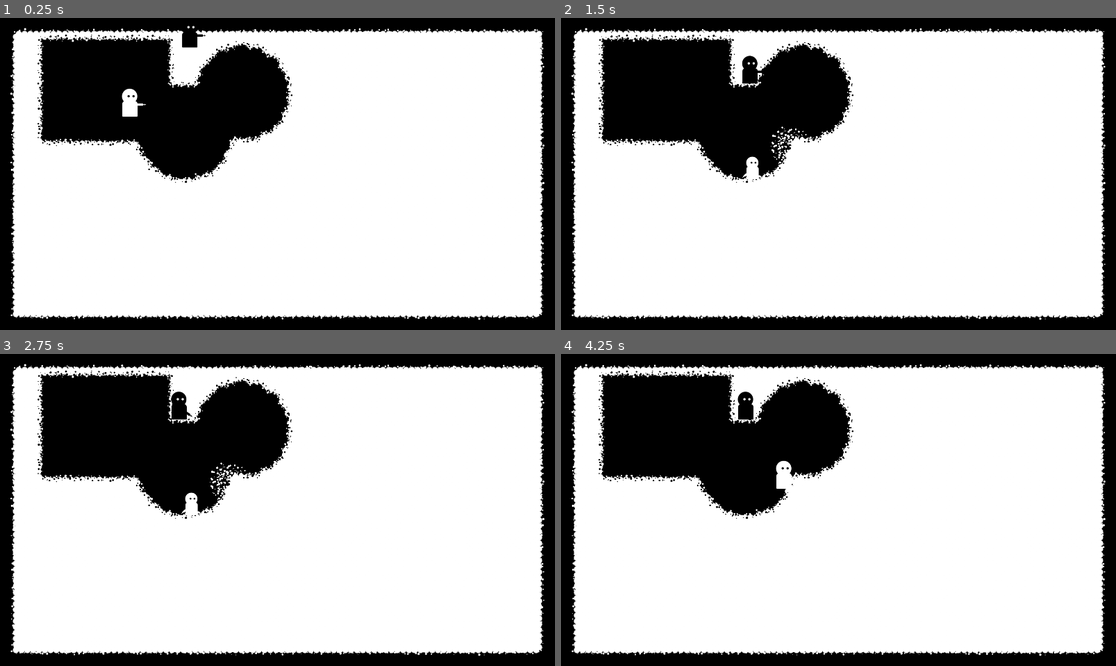
Above: before the commit, frames 1-4 (two rows, left to right).
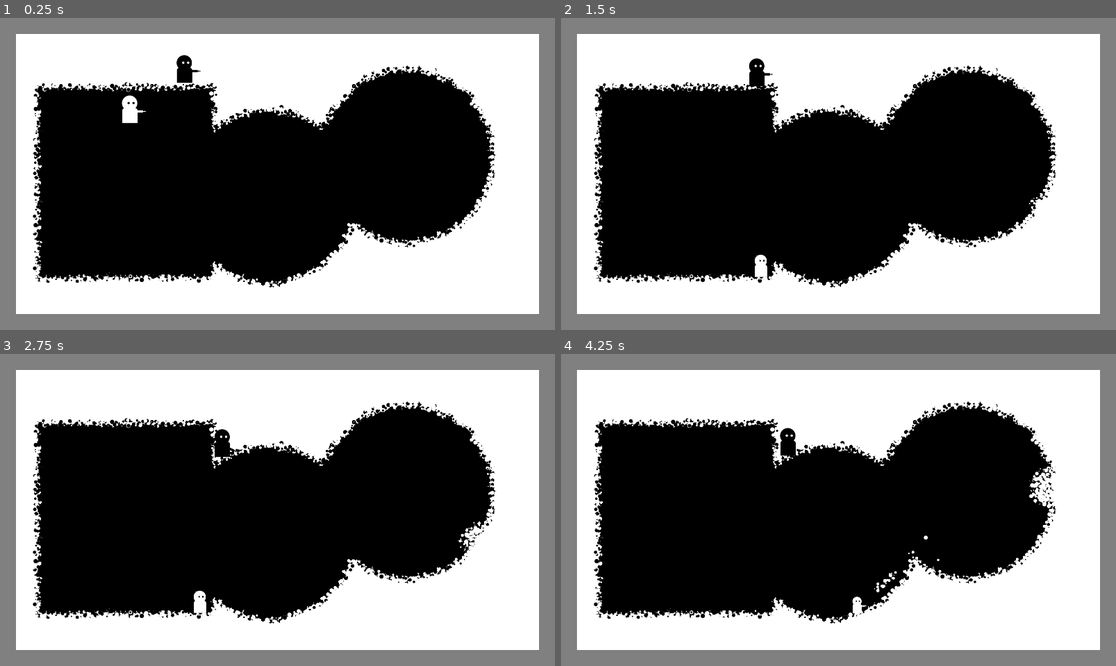
Above: after the commit, the same moments.

Repository: RobotRamen/margin
Game: Godot game, scene res://level_0.tscn
Same seed, same stepped clock (60 frames per second), same inputs: the game is played once before the commit and once after it.
Inputs (mouse positions are in pixels of both pictures, inside the frame that each line leads up to):
- Up to frame 1 (0.25 s): no input
- Up to frame 2 (1.5 s): move the mouse to (960, 158) at 0.52 s; hold D (right_0) from 0.53 s (still down); tap Ctrl (restore_0) at 0.6 s; click (960, 158) at 0.67 s; tap Space (jump_0) at 0.77 s; move the mouse to (727, 189) at 1.27 s; tap E (switch) at 1.35 s
- Up to frame 3 (2.75 s): tap Space (jump_0) at 1.52 s; move the mouse to (333, 441) at 2.02 s; release D (right_0) at 2.03 s; hold A (left_0) from 2.03 s (still down); tap Ctrl (restore_0) at 2.1 s
- Up to frame 4 (4.25 s): move the mouse to (810, 572) at 2.77 s; release A (left_0) at 2.78 s; hold D (right_0) from 2.78 s (still down); tap E (switch) at 2.85 s; click (810, 572) at 2.92 s; tap Space (jump_0) at 3.02, 3.77 s; move the mouse to (1005, 556) at 3.52 s; tap Ctrl (restore_0) at 3.6 s

The runs differ from the first frame. In frame 1, 59% of the frame differs, in the area x 0-100%, y 0-100%; in frame 2, 59%; in frame 3, 58%; in frame 4, 58%.

Commit message:
added a wall around the game

Diff:
--- a/level_0.tscn
+++ b/level_0.tscn
@@ -7,10 +7,16 @@
 [ext_resource type="PackedScene" uid="uid://u3n1wf876647" path="res://spawner.tscn" id="2_y3qo1"]
 
 [sub_resource type="CircleShape2D" id="CircleShape2D_umgoa"]
-radius = 156.0
+radius = 290.016
 
 [sub_resource type="RectangleShape2D" id="RectangleShape2D_yroj7"]
-size = Vector2(432, 343)
+size = Vector2(593.5, 642.25)
+
+[sub_resource type="RectangleShape2D" id="RectangleShape2D_ipig1"]
+size = Vector2(55, 1080)
+
+[sub_resource type="RectangleShape2D" id="RectangleShape2D_reg7u"]
+size = Vector2(1920, 55)
 
 [node name="Level 0" type="Node2D"]
 
@@ -21,7 +27,7 @@
 scene = ExtResource("1_khf3c")
 
 [node name="blackSpawner" parent="." instance=ExtResource("2_y3qo1")]
-position = Vector2(656, 77)
+position = Vector2(638, 200)
 scene = ExtResource("2_ulvfy")
 
 [node name="Camera2D" type="Camera2D" parent="."]
@@ -31,13 +37,76 @@
 collision_layer = 0
 
 [node name="CollisionShape2D" type="CollisionShape2D" parent="black_start"]
-position = Vector2(838, 259)
+position = Vector2(1406, 477)
 shape = SubResource("CircleShape2D_umgoa")
 
 [node name="CollisionShape2D2" type="CollisionShape2D" parent="black_start"]
-position = Vector2(639, 396)
+position = Vector2(931, 618)
 shape = SubResource("CircleShape2D_umgoa")
 
 [node name="CollisionShape2D3" type="CollisionShape2D" parent="black_start"]
-position = Vector2(362, 247)
+position = Vector2(434.25, 571.125)
 shape = SubResource("RectangleShape2D_yroj7")
+
+[node name="walls" type="Node2D" parent="."]
+
+[node name="wall3" type="StaticBody2D" parent="walls"]
+z_index = 3
+collision_layer = 3
+collision_mask = 0
+
+[node name="ColorRect" type="ColorRect" parent="walls/wall3"]
+offset_right = 55.0
+offset_bottom = 1080.0
+color = Color(0.5, 0.5, 0.5, 1)
+metadata/_edit_use_anchors_ = true
+
+[node name="CollisionShape2D" type="CollisionShape2D" parent="walls/wall3"]
+position = Vector2(27, 540)
+shape = SubResource("RectangleShape2D_ipig1")
+
+[node name="wall2" type="StaticBody2D" parent="walls"]
+z_index = 3
+position = Vector2(0, 1025)
+collision_layer = 3
+collision_mask = 0
+
+[node name="ColorRect" type="ColorRect" parent="walls/wall2"]
+offset_right = 1920.0
+offset_bottom = 55.0
+color = Color(0.5, 0.5, 0.5, 1)
+metadata/_edit_use_anchors_ = true
+
+[node name="CollisionShape2D" type="CollisionShape2D" parent="walls/wall2"]
+position = Vector2(960, 27)
+shape = SubResource("RectangleShape2D_reg7u")
+
+[node name="wall" type="StaticBody2D" parent="walls"]
+z_index = 3
+collision_layer = 3
+collision_mask = 0
+
+[node name="ColorRect" type="ColorRect" parent="walls/wall"]
+offset_right = 1920.0
+offset_bottom = 55.0
+color = Color(0.5, 0.5, 0.5, 1)
+metadata/_edit_use_anchors_ = true
+
+[node name="CollisionShape2D" type="CollisionShape2D" parent="walls/wall"]
+position = Vector2(960, 27)
+shape = SubResource("RectangleShape2D_reg7u")
+
+[node name="wall4" type="StaticBody2D" parent="walls"]
+z_index = 3
+position = Vector2(1865, 0)
+collision_layer = 3
+collision_mask = 0
+
+[node name="ColorRect" type="ColorRect" parent="walls/wall4"]
+offset_right = 55.0
+offset_bottom = 1080.0
+color = Color(0.5, 0.5, 0.5, 1)
+
+[node name="CollisionShape2D" type="CollisionShape2D" parent="walls/wall4"]
+position = Vector2(27, 540)
+shape = SubResource("RectangleShape2D_ipig1")
--- a/pixeller.gd
+++ b/pixeller.gd
@@ -14,7 +14,7 @@
 				new_pixel.position = Vector2(i*pixel_density+pixel_density/2.0 + 50,j*pixel_density+pixel_density/2.0 + 50)
 				for side_sprite : CanvasItem in new_pixel.get_node("side_sprites").get_children():
 						side_sprite.position += Vector2(randf_range(-10., +10.),randf_range(-10., +10.))
-						side_sprite.scale *= randf_range(0.4, 1.8)
+						side_sprite.scale *= randf_range(.5, 3.5)
 						side_sprite.z_index = randi_range(-1,1)
 				new_pixel.rotate(deg_to_rad(randf_range(0., 360.)))
 				new_pixel.set_meta("colour", 1)
Not shown: 1 places in level_0.tscn that only renumber resources
